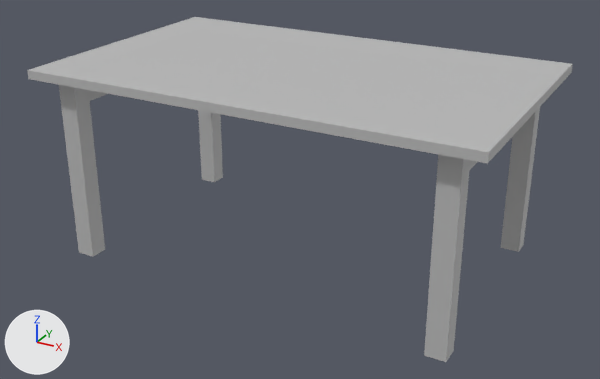
Two versions of the FBX model Assets/Assets/3D/Nivel3/mesa.fbx, one commit apart.
The view is the same before and after, from a 50 mm camera at (0.1118, -0.2054, 0.1227) aimed at (0.0007, -0.0034, 0.0217). The axes (+X, +Y, +Z) are drawn at lower left. The lights are the same throughout. Where no turn or scale is listed for an object, it has been applied to the vertices.

Before the edit, the objects in view are built like this:
```python
me_mesh = bpy.data.meshes.new('Mesh')
me_mesh.from_pydata(...)  # a box spanning x -0.0595..-0.0553, y -0.0308..0.0308, z 0.0483..0.0567; a box spanning x 0.0545..0.0603, y 0.0306..0.0362, z -0.0002..0.0567; a box spanning x -0.0603..-0.0545, y 0.0306..0.0362, z -0.0002..0.0567; a box spanning x -0.0603..-0.0545, y -0.0362..-0.0306, z -0.0002..0.0567; a box spanning x 0.0553..0.0595, y -0.0308..0.0308, z 0.0483..0.0567; a box spanning x 0.0545..0.0603, y -0.0362..-0.0306, z -0.0002..0.0567; a box spanning x -0.0672..0.0672, y -0.0409..0.0409, z 0.0561..0.0587
me_mesh.materials.append(mat_lambert1)  # grey #bcbcbc
ob_pcube8 = bpy.data.objects.new('pCube8', me_mesh)
ob_pcube8.location = (0.0, 0.0, 0.0)
```
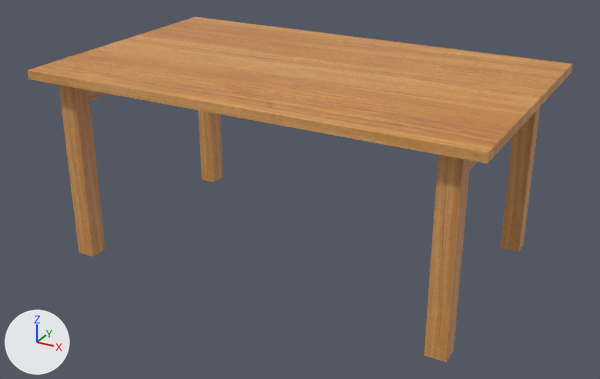
The newer file is also rescaled (x6.5) as a whole; pictures and numbers use the older file's frame.

Pixel boxes (x1, y1, x2, y2) of what changed, in the pictures (600 x 379 px):
'pCube8', recoloured (grey to orange)
    both: (27, 17, 573, 362)

Diff of the bpy script that builds the scene:
```diff
--- a/Assets/Assets/3D/Nivel3/mesa.fbx.py
+++ b/Assets/Assets/3D/Nivel3/mesa.fbx.py
@@ img_mesa_de_madera_png @@
+img_mesa_de_madera_png = load_image('mesa de madera.png', '../../../Materials/Mesa/mesa_de_madera.png', 1024, 1024, 'sRGB')
@@ mat_lambert1_012 @@
+mat_lambert1_012 = principled_material('lambert1.012')
+mat_lambert1_012.texture = img_mesa_de_madera_png
+mat_lambert1_012.roughness = 0.553
@@ me_mesh @@
 me_mesh.from_pydata(...)  # 56 vertices, 42 faces; spans x -0.0672..0.0672, y -0.0409..0.0409, z -0.0002..0.0587
-me_mesh.materials.append(mat_lambert1)  # grey #bcbcbc
+me_mesh.materials.append(mat_lambert1_012)  # picture img_mesa_de_madera_png
```
